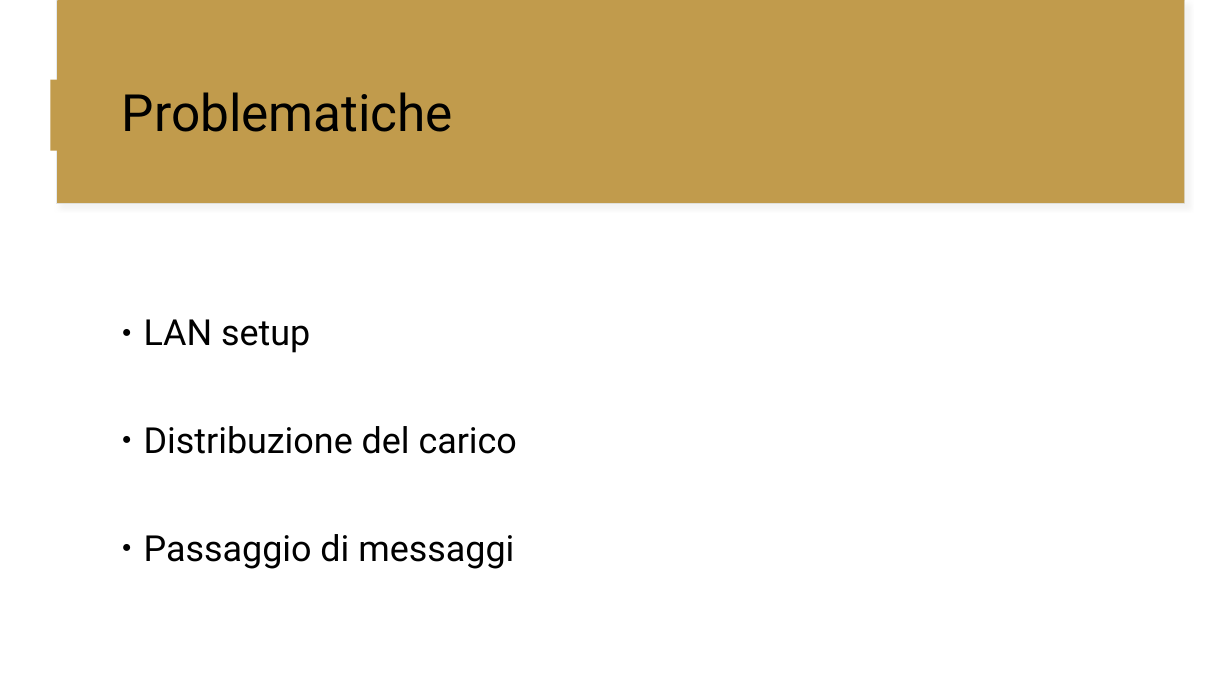
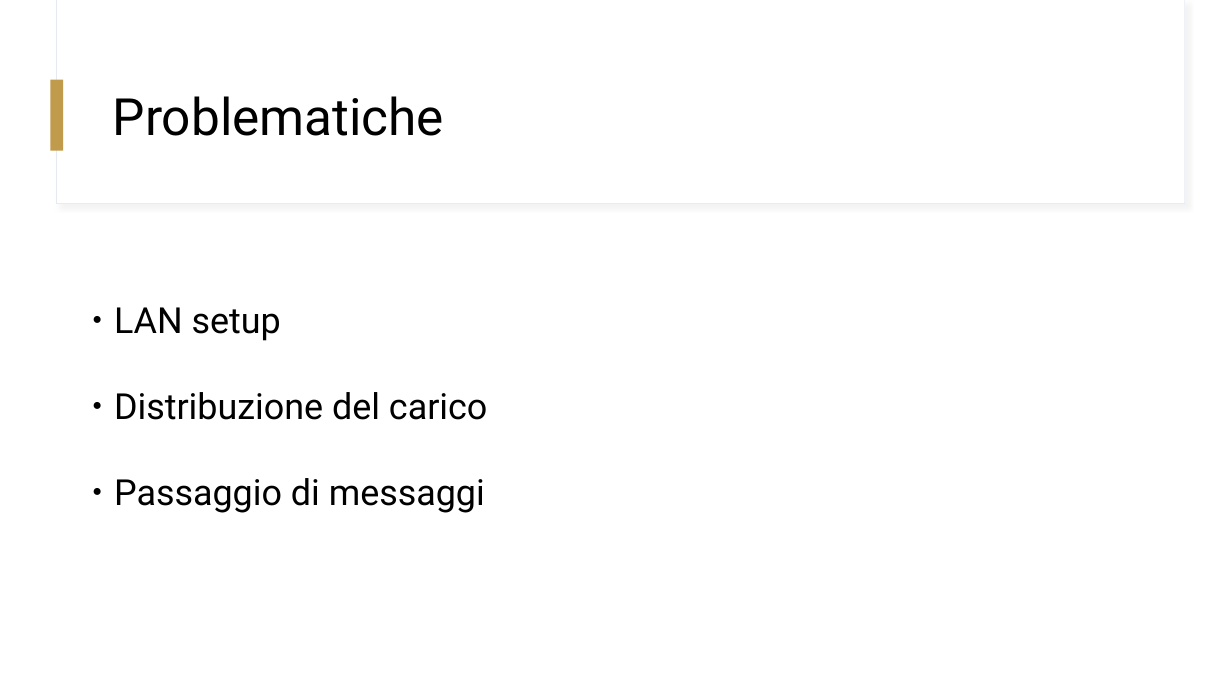
Before and after one commit to GiorgioBelli/npJohn, a slide deck: slide 9 of docs/NPJohn.pptx (slide 11 before the commit). Drawn at 1232x693 pixels with LibreOffice and Linux fonts; fonts in the diff are those of the drawing. Boxes give left, top, right and bottom in pixels: in the first picture for what was removed or moved away, otherwise in the second. Text is boxed around its words. In the diff, an @@ line names an element or a change of style, - is before the commit and + after.

```diff
--- a/docs/NPJohn.pptx
+++ b/docs/NPJohn.pptx
@@ rectangle at [56,0,1185,204]: fill #C19B4C to #FFFFFF @@
@@ rectangle at [57,0,1185,203]: fill #C19B4C to #FFFFFF @@
@@ text "Problematiche" at [113,96,444,136]: line spacing 0.9 to 1 @@
@@ text "LAN setup": place and size @@
-text "LAN setup" at [144,319,517,569]
+text "LAN setup" at [114,307,487,513]
@@ text "LAN setup" at [114,307,487,513]: line spacing 1.1 to 1; less space between paragraphs; vertical alignment middle to top @@
```
Also in this commit, not shown: 6 other slides changed, 1 slide added, 3 slides removed, 2 other files.
